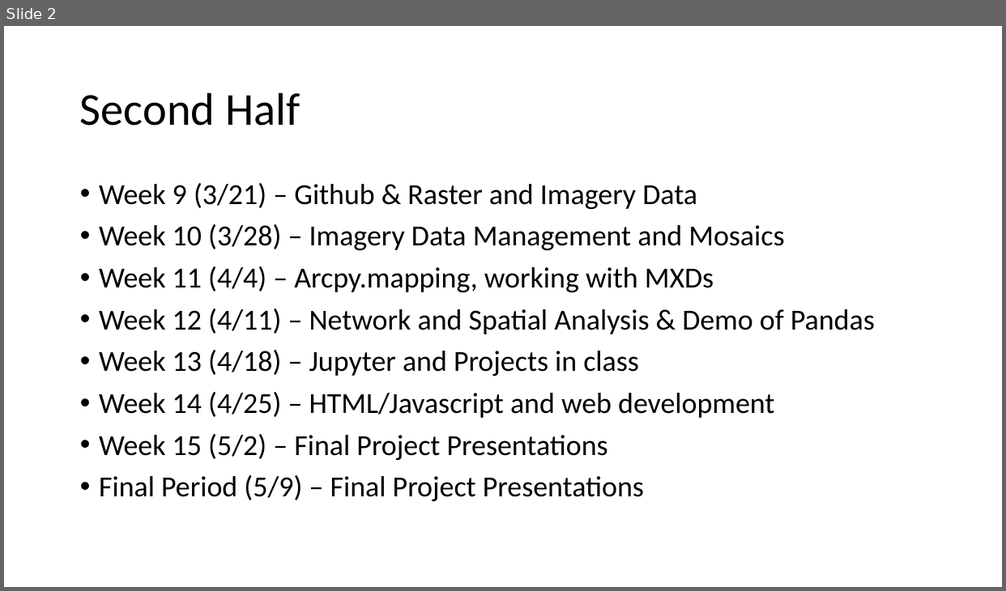
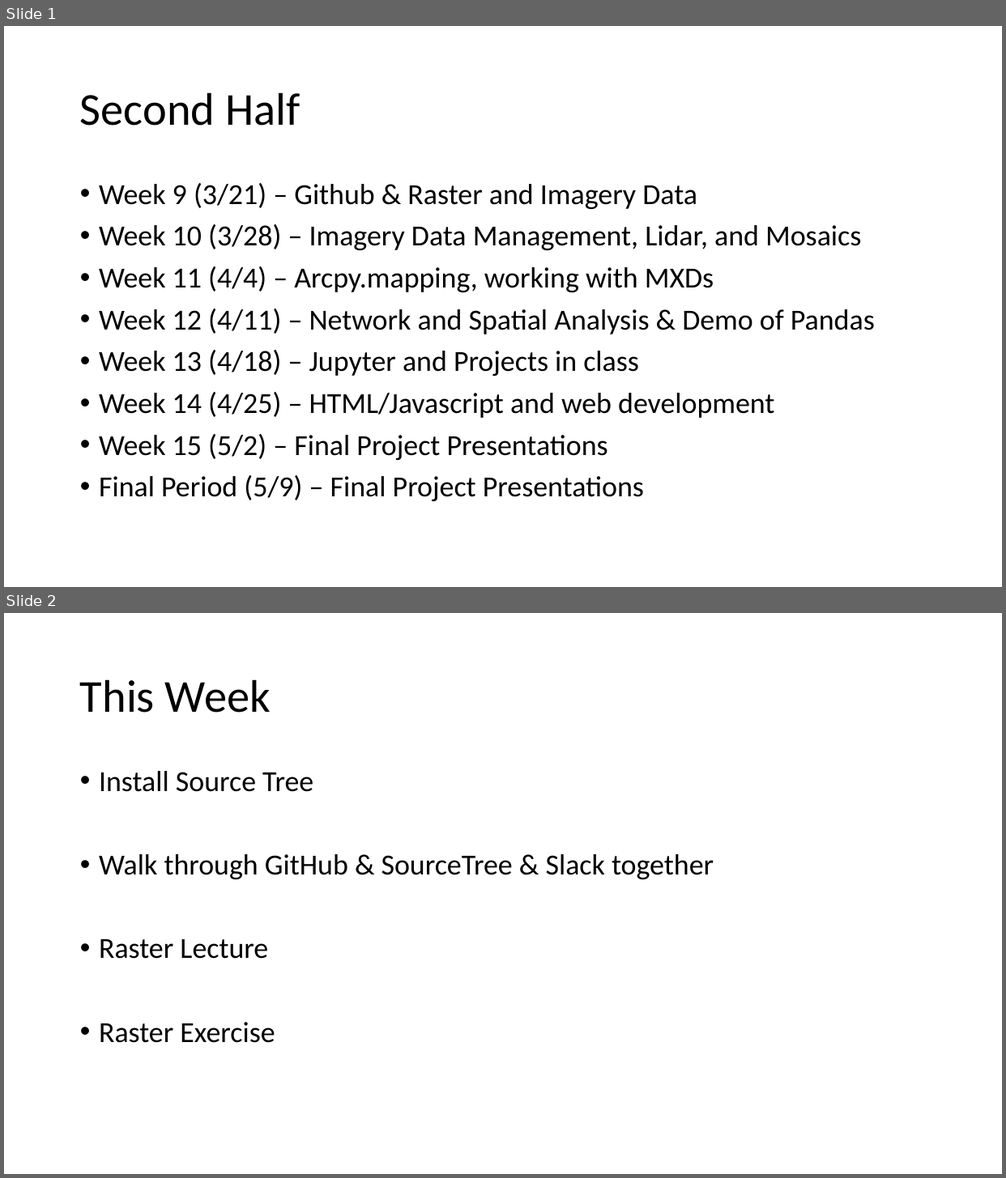
Before and after one commit to gbrunner/programming-for-gis-and-rs, a slide deck: Week_9/second_half_agenda.pptx. Shown one above the other, each under a label of ours: slide 2 before the commit, slides 1 and 2 after it. The pictures are 1006x591 and 1006x1178 pixels, drawn with LibreOffice and Linux fonts; fonts in the diff are those of the drawing. Boxes give left, top, right and bottom in pixels: in the first picture for what was removed or moved away, otherwise in the second. Text is boxed around its words. In the diff, an @@ line names an element or a change of style, - is before the commit and + after.

Commit message:
updating week 9 and 10

```diff
--- a/Week_9/second_half_agenda.pptx
+++ b/Week_9/second_half_agenda.pptx
@@ slide 2 added at <box>4,613,1002,1174</box>, background #FFFFFF @@
@@ title added at <box>80,679,270,713</box>, 44 pt, text #000000 @@
+This Week
@@ text added at <box>99,771,714,1043</box>, 28 pt, text #000000 @@
+• Install Source Tree
+• Walk through GitHub & SourceTree & Slack together
+• Raster Lecture
+• Raster Exercise
@@ what was slide 2 is now slide 1 @@
@@ slide 1 changed as well @@
@@ text at <box>99,224,861,250</box>: text changed @@
-• Week 10 (3/28) – Imagery Data Management and Mosaics
+• Week 10 (3/28) – Imagery Data Management, Lidar, and Mosaics
```
Also in this commit, not shown: 4 other slides added, 1 slide removed, 5 other files.
